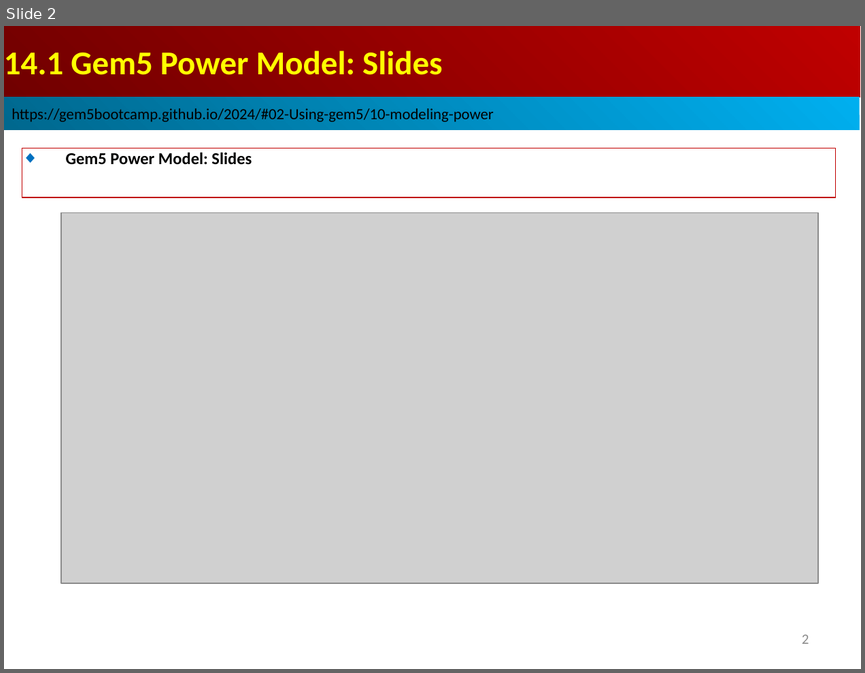
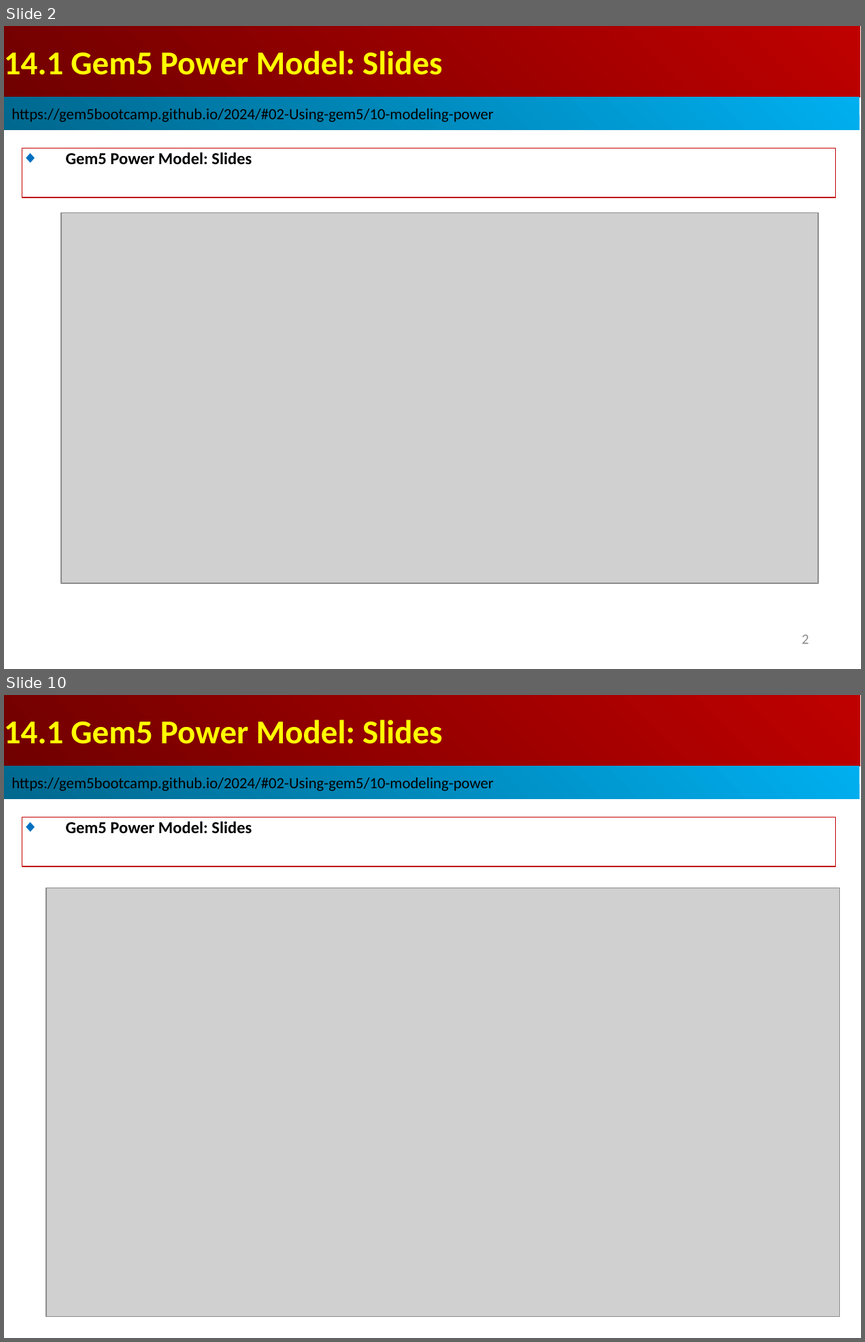
Before and after one commit to peterhchen/AIU_CS850_Gem5_McPAT, a slide deck: 050_Gem5/014.PwrMod/002_Note/014.PowerModel_Slide.ppt. Shown one above the other, each under a label of ours: slide 2 before the commit, slides 2 and 10 after it; the slides between them are not shown. The pictures are 865x673 and 865x1342 pixels, drawn with LibreOffice and Linux fonts; fonts in the diff are those of the drawing; grey boxes stand for pictures. Boxes give left, top, right and bottom in pixels: in the first picture for what was removed or moved away, otherwise in the second. Text is boxed around its words. In the diff, an @@ line names an element or a change of style, - is before the commit and + after.

```diff
--- a/050_Gem5/014.PwrMod/002_Note/014.PowerModel_Slide.ppt
+++ b/050_Gem5/014.PwrMod/002_Note/014.PowerModel_Slide.ppt
@@ slide 10 added at (4, 695, 861, 1338), background #FFFFFF @@
@@ rectangle added at (4, 695, 860, 766), fill gradient #BF0000 to #710000, 28 pt, text #FFFF00, bold @@
+14.1 Gem5 Power Model: Slides
@@ rectangle added at (4, 766, 859, 800), fill gradient #00AFEF to #00688E, 13 pt, text #000000 @@
+https://gem5bootcamp.github.io/2024/#02-Using-gem5/10-modeling-power
@@ rectangle added at (22, 817, 835, 866), outline #C00000 0.74 pt, 14 pt, text #000000, bold @@
+◆ Gem5 Power Model: Slides
@@ picture added at (46, 888, 839, 1317) @@
@@ page number added at (794, 1316, 808, 1317), 12 pt, text #8B8B8B @@
+10
```
Also in this commit, not shown: 7 other slides added.
